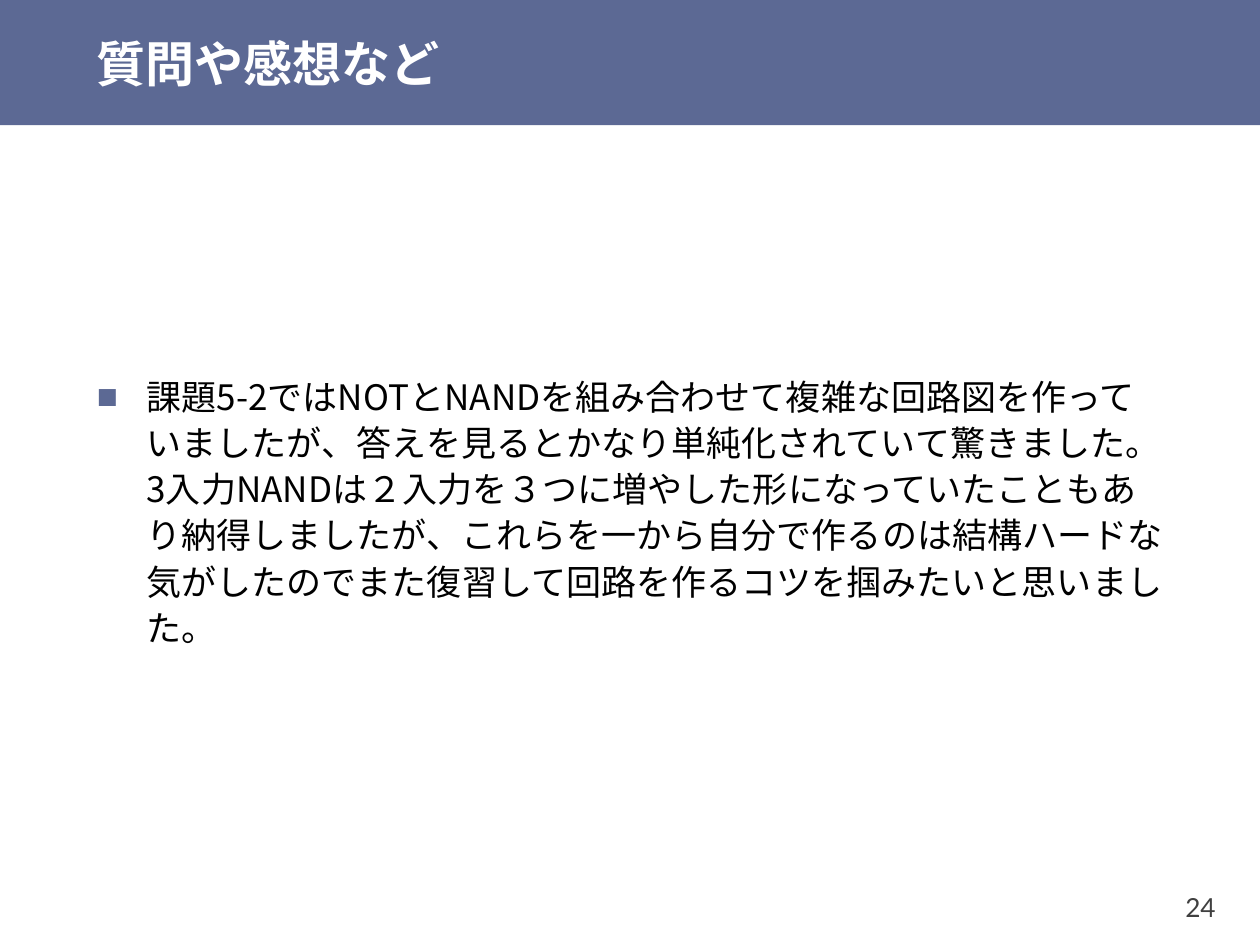
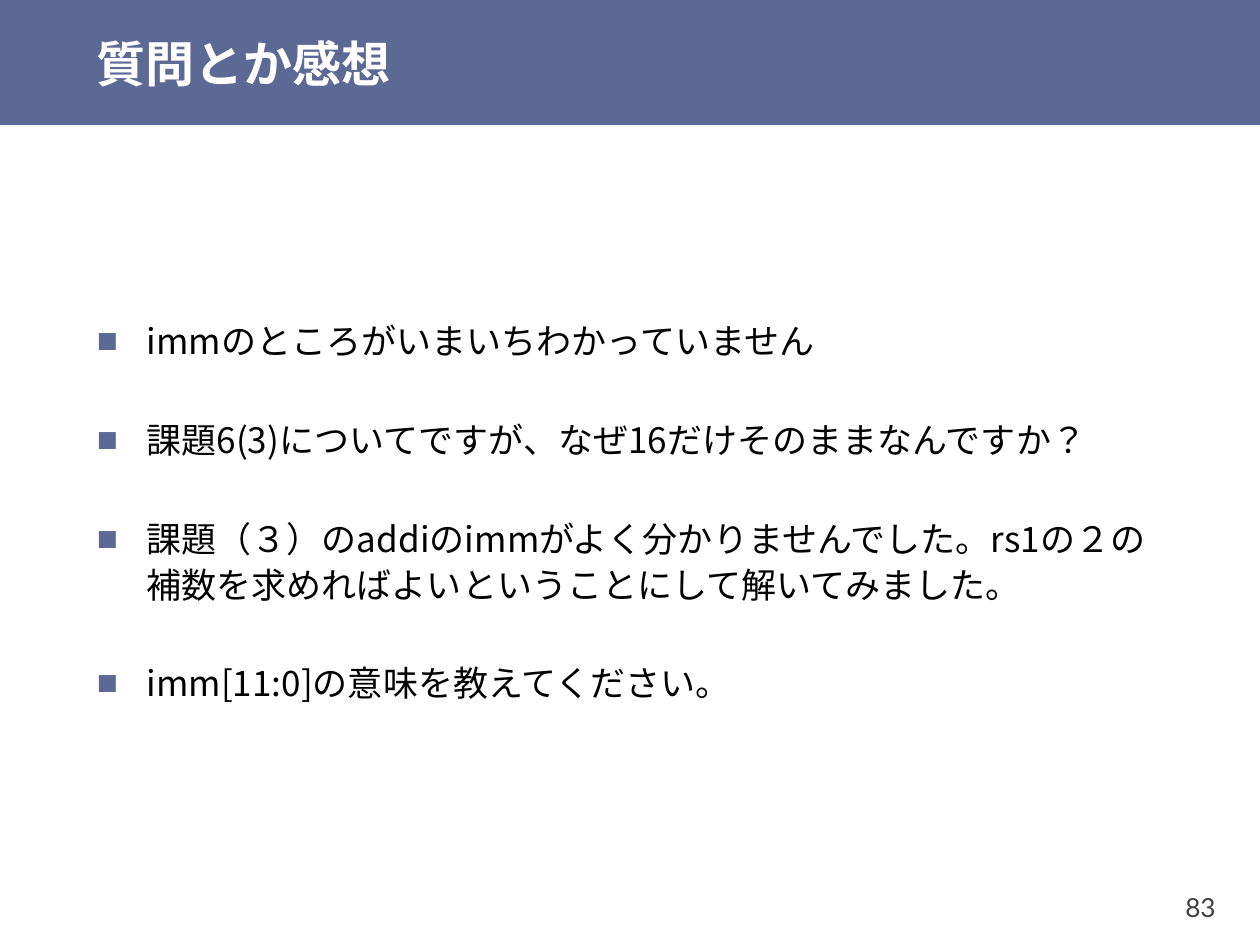
Before and after one commit to shioyadan/otya-computer-architecture-i, a slide deck: slide 83 of cai-shioya-07.pptx (slide 24 before the commit). Drawn at 1260x945 pixels with LibreOffice and Linux fonts; fonts in the diff are those of the drawing. Boxes give left, top, right and bottom in pixels: in the first picture for what was removed or moved away, otherwise in the second. Text is boxed around its words. In the diff, an @@ line names an element or a change of style, - is before the commit and + after.

```diff
--- a/cai-shioya-07.pptx
+++ b/cai-shioya-07.pptx
@@ title at <box>97,40,391,87</box>: text changed @@
-質問や感想など
+質問とか感想
@@ text at <box>147,324,1146,702</box>: text changed @@
-■ 課題5-2ではNOTとNANDを組み合わせて複雑な回路図を作っていましたが、答えを見るとかなり単純化されていて驚きました。3入力NANDは２入力を３つに増やした形になっていたこともあり納得しましたが、これらを一から自分で作るのは結構ハードな気がしたのでまた復習して回路を作るコツを掴みたいと思いました。
+■ immのところがいまいちわかっていません
+■ 課題6(3)についてですが、なぜ16だけそのままなんですか？
+■ 課題（３）のaddiのimmがよく分かりませんでした。rs1の２の補数を求めればよいということにして解いてみました。
+■ imm[11:0]の意味を教えてください。
@@ page number at <box>1185,898,1215,917</box>: text changed @@
-24
+83
```
Also in this commit, not shown: 12 other slides changed, 22 slides added, 28 slides removed, 1 other file.
